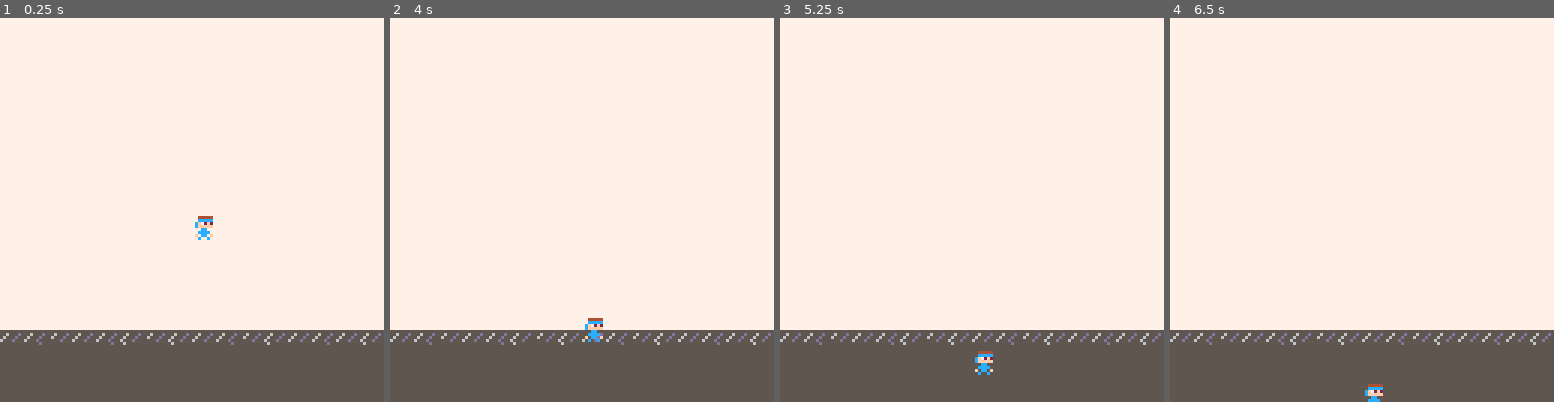
Above: before the commit, frames 1-4 (left to right).
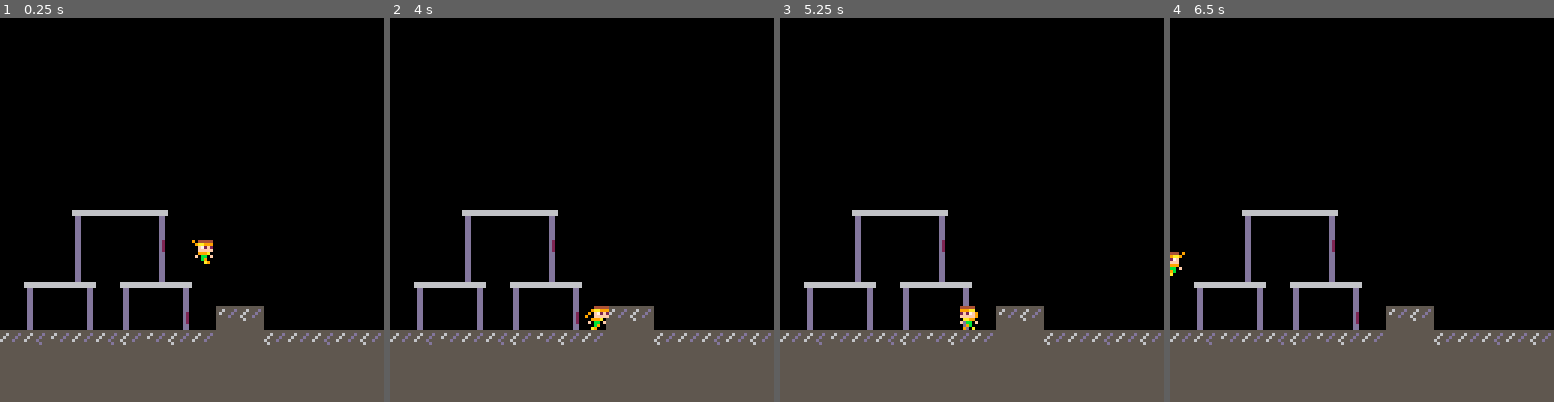
Above: after the commit, the same moments.

Repository: EfeTascioglu/GMTK2021
Game: PICO-8 cartridge test2.p8
Same seed, same stepped clock (60 frames per second), same inputs: the game is played once before the commit and once after it.
Inputs:
- Up to frame 1 (0.25 s): no input
- Up to frame 2 (4 s): hold Left 1.97-2.37 s; hold Down 2.42-2.82 s; hold Right 2.87-3.53 s; hold Up from 3.58 s (still down)
- Up to frame 3 (5.25 s): release Up at 4.08 s; hold Right 4.13-4.53 s; hold Down 4.58-5.08 s; hold Left from 5.13 s (still down)
- Up to frame 4 (6.5 s): release Left at 5.8 s; hold Up 5.85-6.18 s; hold Left from 6.23 s (still down)

The runs differ from the first frame. In frame 1, 81% of the frame differs, in the area x 0-100%, y 0-86%; in frame 2, 81%; in frame 3, 82%, in the area x 0-100%, y 0-93%; in frame 4, 81%.

Commit message:
Whole ton of stuff

Diff:
--- a/test2.p8
+++ b/test2.p8
@@ -5,17 +5,17 @@
 
 function _init()
 	player = {
-		speed = 0,
+		sprite = 3,
 		x = 64,
 		y = 64,
 		w = 8,
 		h = 8,
-		fliped = false,
+		flipped = false,
 		dx = 0;
 		dy = 0,
 		max_dx = 3;
 		max_dy = 3;
-		acc = 0.5;
+		acc = 1.5;
 		jump = 4;
 		animation_step = 0;
 		running = false,
@@ -26,28 +26,23 @@
 	}
 
 	gravity = 0.3
-	friction = 0.85
-end
-
-function _update()
-	if (btn(⬅️)) x-=1
-	if (btn(➡️)) x+=1
-	if (btn(⬆️)) y-=1
-	if (btn(⬇️)) y+=1
-end
+	friction = 0.4
+end
+
 
 
 
 -->8
 --update and draw
 function _update()
-	player.y += gravity
+	player_update()
+	player_animate()
 end
 
 function _draw()
 	cls()
 	map(0,0)
-	spr(player.speed,player.x,player.y,1,1,player.flipped)
+	spr(player.sprite,player.x,player.y,1,1,player.flipped)
 end
 -->8
 --collisions
@@ -84,7 +79,7 @@
 		y1=y-1
 		y2=y
 
-	elseif aim == "right" then
+	elseif aim == "down" then
 		x1=x
 		x2=x+w
 		y1=y+h
@@ -97,8 +92,148 @@
 	y1/=8
 	y2/=8
 
-
-end
+	if fget(mget(x1, y1), flag)
+	or fget(mget(x1, y2), flag)
+	or fget(mget(x2, y1), flag)
+	or fget(mget(x2, y2), flag) then
+		return true
+	else
+		return false
+	end
+
+end
+-->8
+--player functions
+
+function player_update()
+	--physics
+	player.dy += gravity
+	player.dx *= friction
+
+	--controls
+	if (btn(⬅️)) then
+		player.dx-=player.acc
+		player.running = true
+		player.flipped = true
+	end
+	if (btn(➡️)) then
+		player.dx+=player.acc
+		player.running = true
+		player.flipped = false
+	end
+
+	--check if sliding
+	if player.running
+	and not btn(⬅️)
+	and not btn(➡️)
+	and not player.falling
+	and not player.jumping then
+		player.running=false
+		player.sliding=true
+	end
+
+	--jump
+
+	if btn(⬆️)
+	and player.landed then
+		player.dy-=player.jump
+		player.landed=false
+	end
+
+	--if (btn(⬇️)) y+=1
+
+	--check collision up and down
+	if player.dy > 0 then
+		player.falling = true
+		player.landed = false
+		player.jumping = false
+
+		player.dy = limit_speed(player.dy, player.max_dy)
+
+		if collide_map(player, "down", 0) then -- flag 0 = can't pass through down
+			player.landed = true
+			player.falling = false
+			player.dy = 0
+			player.y -= (player.y + player.h)%8
+		end
+
+	elseif player.dy < 0 then
+		player.jumping = true
+		if collide_map(player, "up", 1) then -- flag 1 = can't pass through up
+			player.dy = 0
+			--player.y -= (player.y + player.h)%8???
+		end
+	end
+
+	--check horizontal collision
+	if player.dx < 0 then
+
+			player.dx = limit_speed(player.dx, player.max_dx)
+
+		if collide_map(player, "left", 1) then
+			player.dx = 0
+
+		end
+	elseif player.dx > 0 then
+
+		player.dx = limit_speed(player.dx, player.max_dx)
+
+		if collide_map(player, "right", 1) then
+			player.dx = 0
+		end
+	end
+
+	-- stop sliding
+	if player.sliding then
+		if abs(player.dx) < .2
+		or playerrunnung then
+			player.dx = 0
+			player.sliding = false
+		end
+	end
+
+	player.x += player.dx
+	player.y += player.dy
+
+end
+
+function player_animate()
+	if player.jumping then
+		player.sprite = 11
+	elseif player.falling then
+		player.sprite = 12
+	elseif player.sliding then
+		player.sprite = 13
+	elseif player.running then
+		if time() - player.animation_step>.1 then
+			player.animation_step = time()
+			player.sprite += 1
+			if player.sprite > 10 then
+				player.sprite = 5
+			end
+		end
+	else --idle
+		if time() - player.animation_step>.3 then
+			player.animation_step = time()
+			player.sprite += 1
+			if player.sprite > 4 then
+				player.sprite = 3
+			end
+		end
+	end
+end
+
+function limit_speed(num, maximum)
+	return mid(-maximum, num, maximum)
+end
+…(8 lines of a section not shown)…
 
 
 
@@ -168,12 +303,12 @@
 4040404040404040404040404040404000000000000000000000000000000000000000000000000000000000000000000000000000000000000000000000000000000000000000000000000000000000000000000000000000000000000000000000000000000000000000000000000000000000000000000000000000000000
 4040404040404040404040404040404000000000000000000000000000000000000000000000000000000000000000000000000000000000000000000000000000000000000000000000000000000000000000000000000000000000000000000000000000000000000000000000000000000000000000000000000000000000
 4040404040404040404040404040404000000000000000000000000000000000000000000000000000000000000000000000000000000000000000000000000000000000000000000000000000000000000000000000000000000000000000000000000000000000000000000000000000000000000000000000000000000000
-4040404040404040404040404040404000000000000000000000000000000000000000000000000000000000000000000000000000000000000000000000000000000000000000000000000000000000000000000000000000000000000000000000000000000000000000000000000000000000000000000000000000000000
-4040404040404040404040404040404000000000000000000000000000000000000000000000000000000000000000000000000000000000000000000000000000000000000000000000000000000000000000000000000000000000000000000000000000000000000000000000000000000000000000000000000000000000
-4040404040404040404040404040404000000000000000000000000000000000000000000000000000000000000000000000000000000000000000000000000000000000000000000000000000000000000000000000000000000000000000000000000000000000000000000000000000000000000000000000000000000000
-4040404040404040404040404040404000000000000000000000000000000000000000000000000000000000000000000000000000000000000000000000000000000000000000000000000000000000000000000000000000000000000000000000000000000000000000000000000000000000000000000000000000000000
-4040404040404040404040404040404000000000000000000000000000000000000000000000000000000000000000000000000000000000000000000000000000000000000000000000000000000000000000000000000000000000000000000000000000000000000000000000000000000000000000000000000000000000
-5051535051525352505153525051505200000000000000000000000000000000000000000000000000000000000000000000000000000000000000000000000000000000000000000000000000000000000000000000000000000000000000000000000000000000000000000000000000000000000000000000000000000000
+4040406061616240404040404040404000000000000000000000000000000000000000000000000000000000000000000000000000000000000000000000000000000000000000000000000000000000000000000000000000000000000000000000000000000000000000000000000000000000000000000000000000000000
+4040407040407240404040404040404000000000000000000000000000000000000000000000000000000000000000000000000000000000000000000000000000000000000000000000000000000000000000000000000000000000000000000000000000000000000000000000000000000000000000000000000000000000
+4040407040407140404040404040404000000000000000000000000000000000000000000000000000000000000000000000000000000000000000000000000000000000000000000000000000000000000000000000000000000000000000000000000000000000000000000000000000000000000000000000000000000000
+4060616240606162404040404040404000000000000000000000000000000000000000000000000000000000000000000000000000000000000000000000000000000000000000000000000000000000000000000000000000000000000000000000000000000000000000000000000000000000000000000000000000000000
+4070407140704072405352404040404000000000000000000000000000000000000000000000000000000000000000000000000000000000000000000000000000000000000000000000000000000000000000000000000000000000000000000000000000000000000000000000000000000000000000000000000000000000
+5051535051525352505454525051505200000000000000000000000000000000000000000000000000000000000000000000000000000000000000000000000000000000000000000000000000000000000000000000000000000000000000000000000000000000000000000000000000000000000000000000000000000000
 5454545454545454545454545454545400000000000000000000000000000000000000000000000000000000000000000000000000000000000000000000000000000000000000000000000000000000000000000000000000000000000000000000000000000000000000000000000000000000000000000000000000000000
 5454545454545454545454545454545400000000000000000000000000000000000000000000000000000000000000000000000000000000000000000000000000000000000000000000000000000000000000000000000000000000000000000000000000000000000000000000000000000000000000000000000000000000
 
Not shown, changed: 28 lines of the sprite sheet (__gfx__) section of test2.p8
